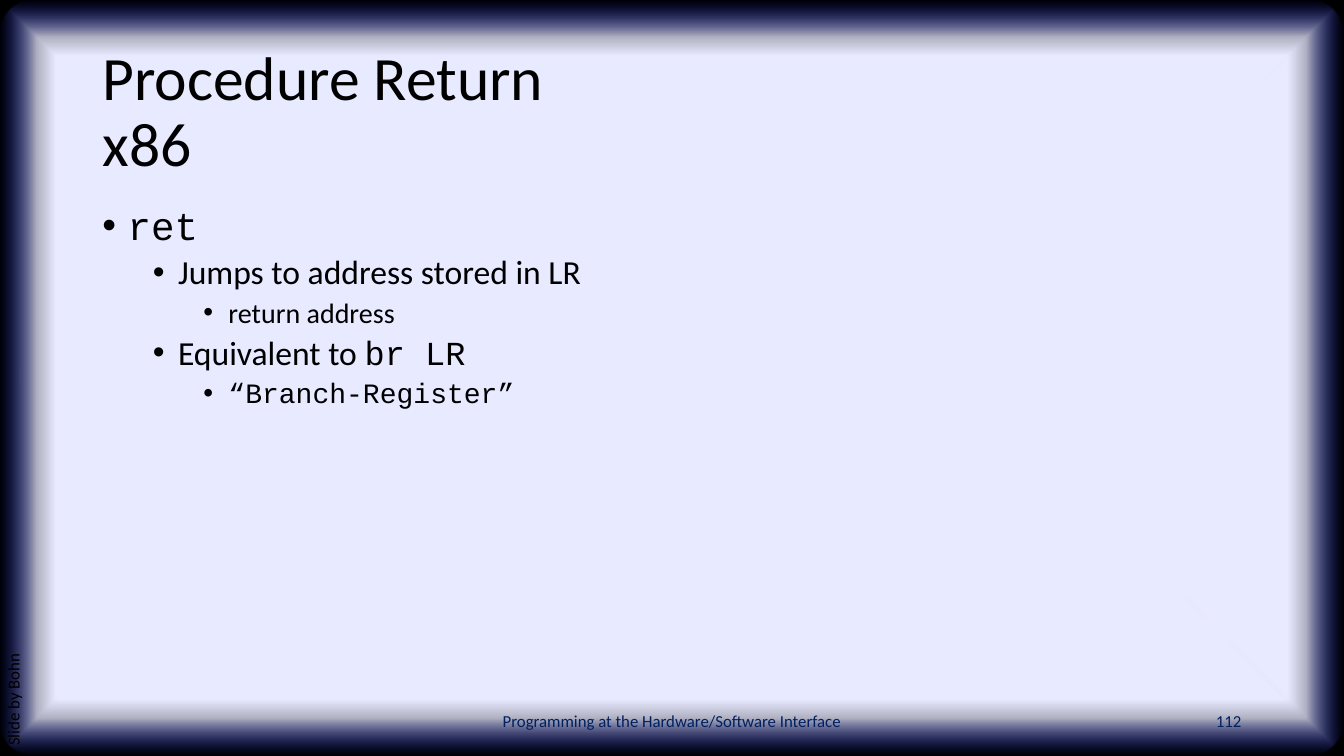
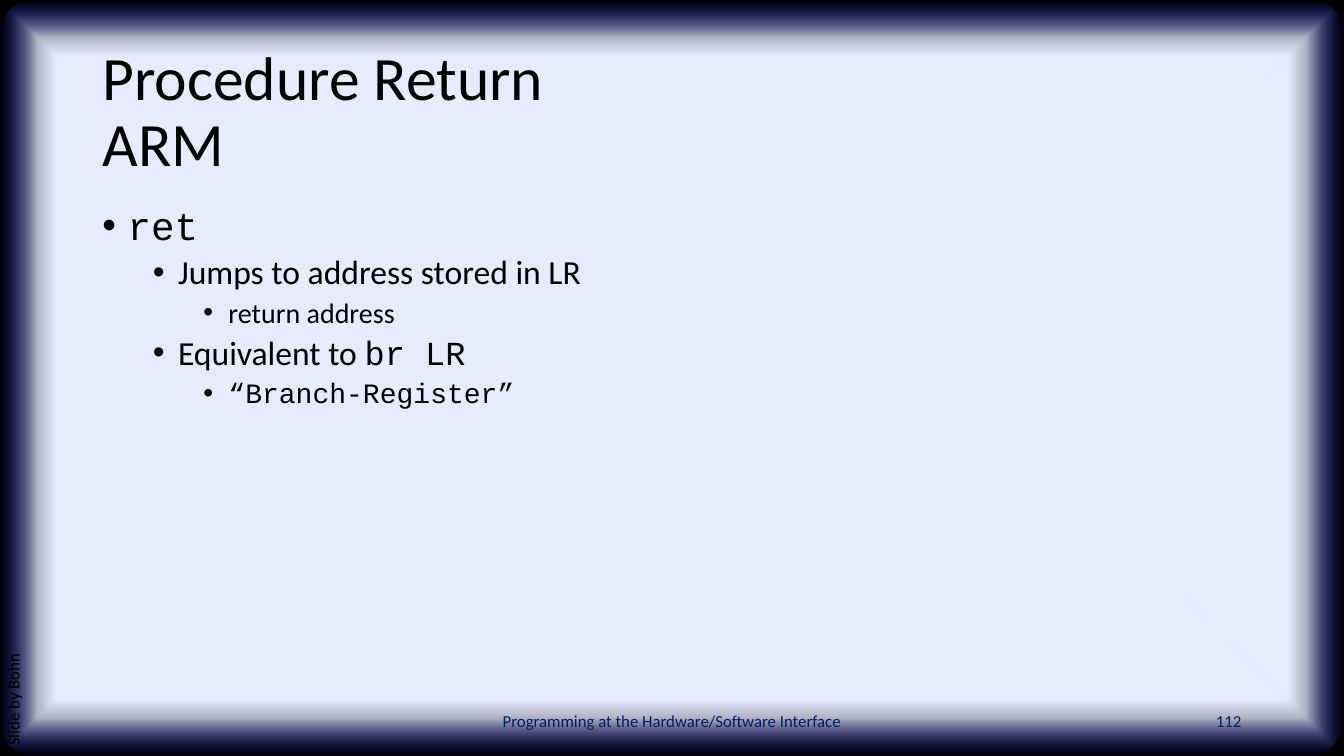
Before and after one commit to PHSI-supplements/slides, a slide deck: slide 112 of chap06.pptx. Drawn at 1344x756 pixels with LibreOffice and Linux fonts; fonts in the diff are those of the drawing; background and template pictures are left out. Boxes give left, top, right and bottom in pixels: in the first picture for what was removed or moved away, otherwise in the second. Text is boxed around its words. In the diff, an @@ line names an element or a change of style, - is before the commit and + after.

```diff
--- a/chap06.pptx
+++ b/chap06.pptx
@@ title at [102,57,543,166]: text changed @@
-Procedure Return
-x86
+Procedure Return
+ARM
```
Also in this commit, not shown: 2 other files.
